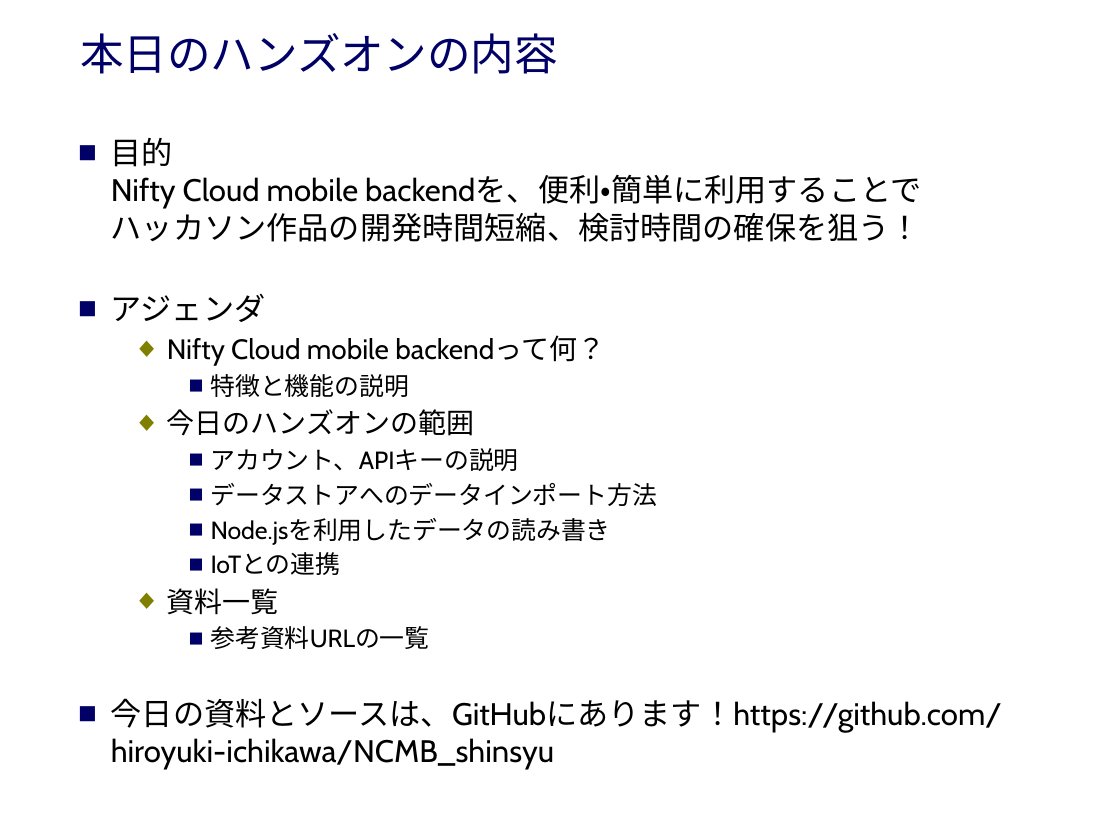
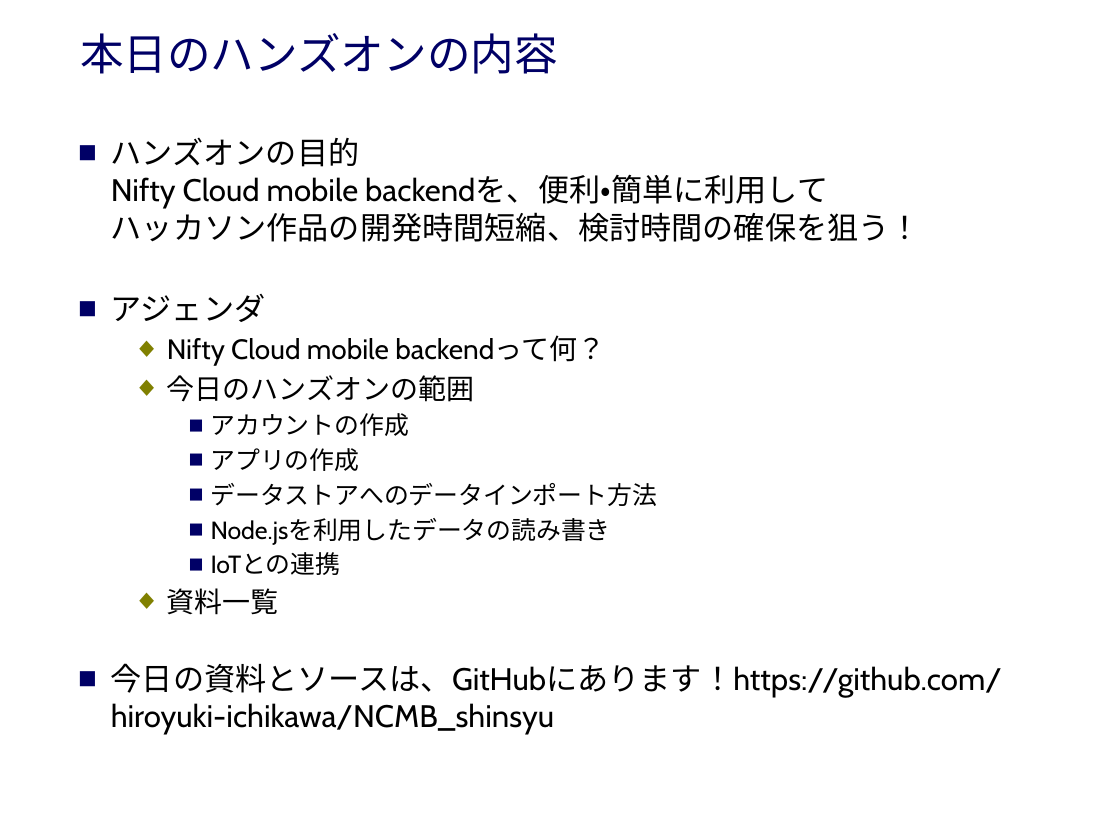
Before and after one commit to hiroyuki-ichikawa/NCMB_shinsyu, a slide deck: slide 2 of NCMB_ハンズオン.pptx. Drawn at 1120x840 pixels with LibreOffice and Linux fonts; fonts in the diff are those of the drawing; background and template pictures are left out. Boxes give left, top, right and bottom in pixels: in the first picture for what was removed or moved away, otherwise in the second. Text is boxed around its words. In the diff, an @@ line names an element or a change of style, - is before the commit and + after.

```diff
--- a/NCMB_ハンズオン.pptx
+++ b/NCMB_ハンズオン.pptx
@@ text at bbox=[111, 137, 921, 242]: text changed @@
-■ 目的
-  Nifty Cloud mobile backendを、便利・簡単に利用することで
-  ハッカソン作品の開発時間短縮、検討時間の確保を狙う！
+■ ハンズオンの目的
+  Nifty Cloud mobile backendを、便利・簡単に利用して
+  ハッカソン作品の開発時間短縮、検討時間の確保を狙う！
@@ text at bbox=[211, 374, 409, 397]: paragraph removed @@
-    ■ 特徴と機能の説明
@@ text at bbox=[211, 413, 409, 471]: text changed @@
-    ■ アカウント、APIキーの説明
+    ■ アカウントの作成
+    ■ アプリの作成
@@ text at bbox=[211, 626, 430, 649]: paragraph removed @@
-    ■ 参考資料URLの一覧
```
Also in this commit, not shown: 6 other slides changed, 5 slides added.
